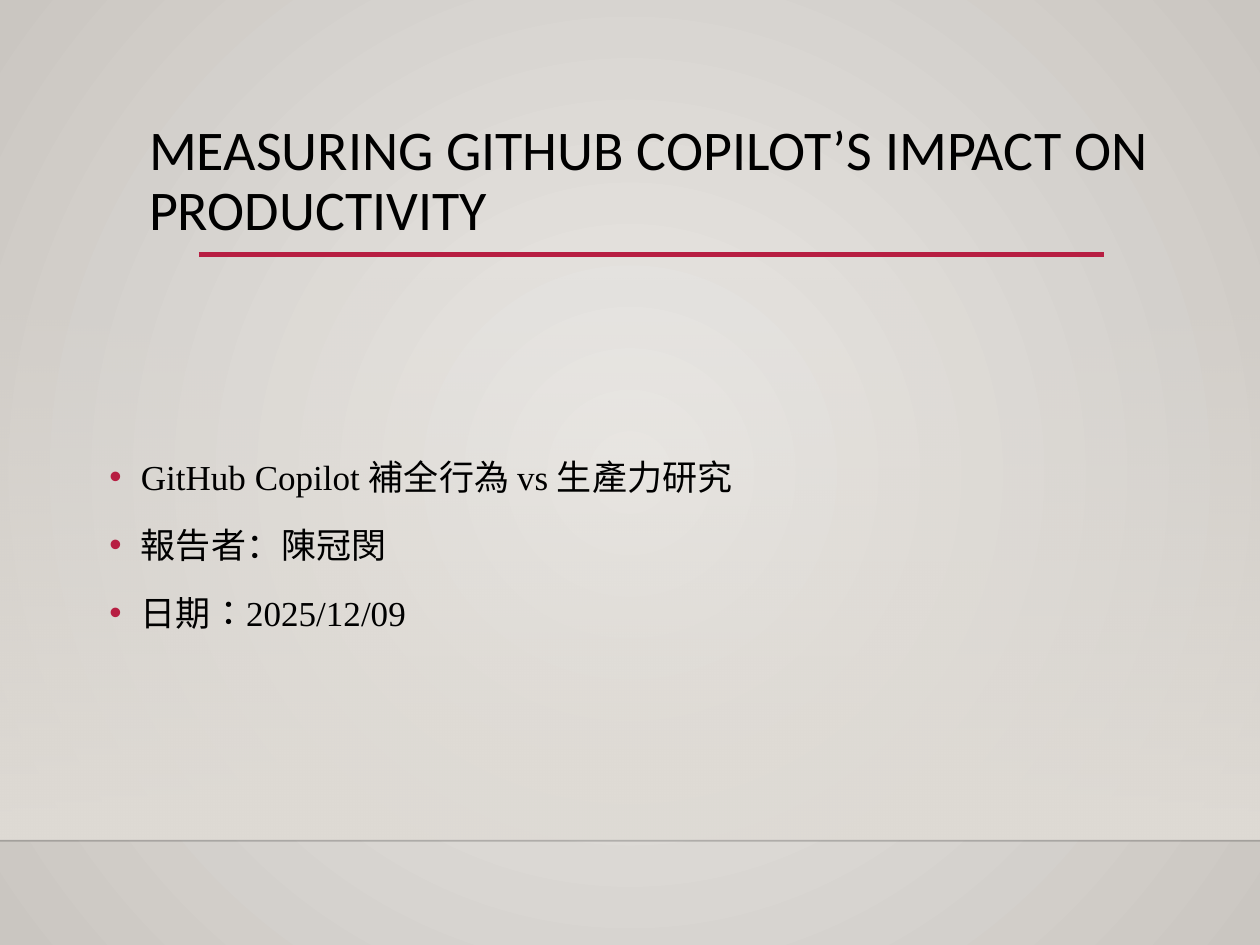
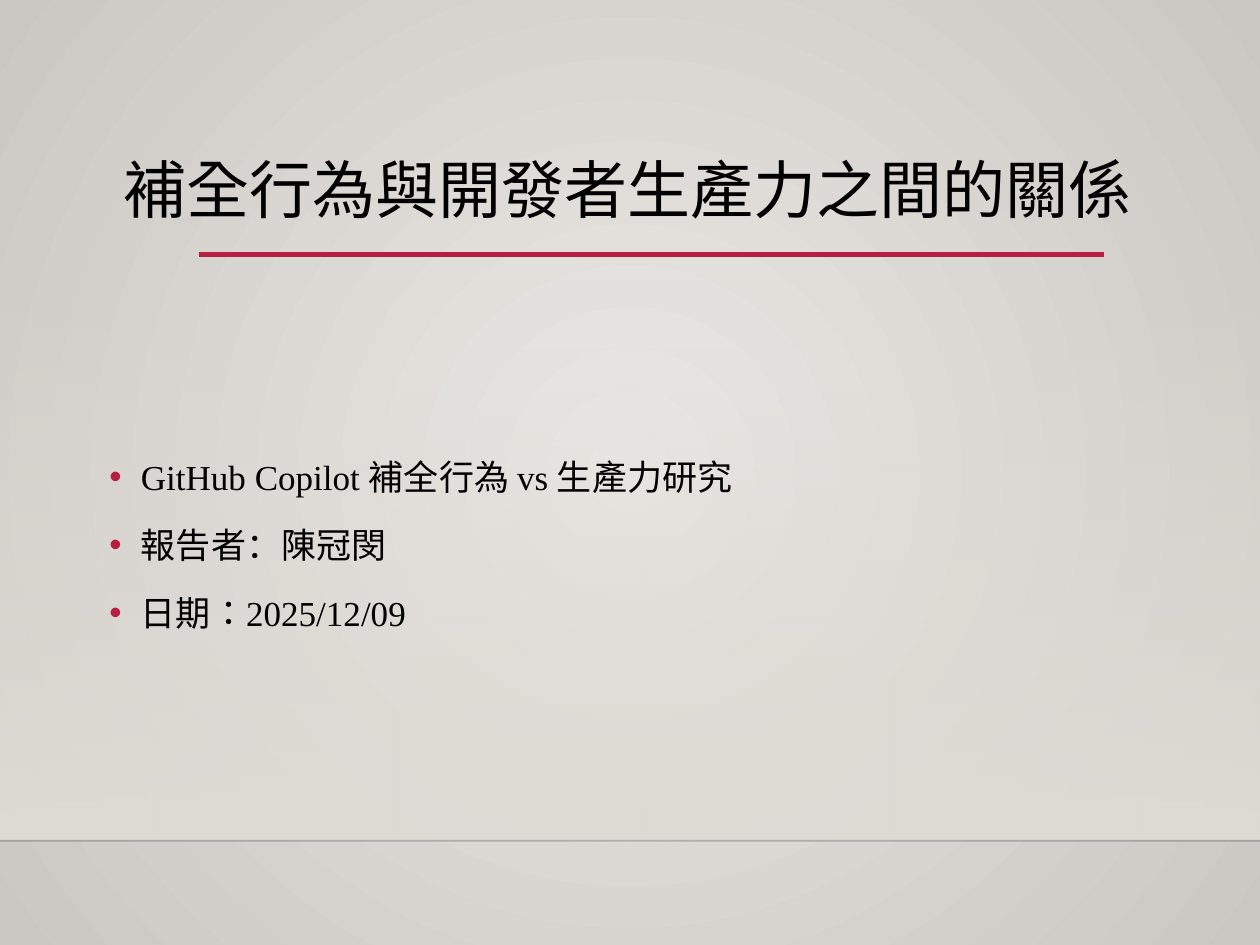
Before and after one commit to sam052003/AI-Forum-2025_SE3, a slide deck: slide 1 of slides/speaker2.pptx. Drawn at 1260x945 pixels with LibreOffice and Linux fonts; fonts in the diff are those of the drawing; background and template pictures are left out. Boxes give left, top, right and bottom in pixels: in the first picture for what was removed or moved away, otherwise in the second. Text is boxed around its words. In the diff, an @@ line names an element or a change of style, - is before the commit and + after.

```diff
--- a/slides/speaker2.pptx
+++ b/slides/speaker2.pptx
@@ title at bbox=[124, 159, 1132, 219]: text changed; size 32 to 36 pt @@
-MEASURING GITHUB COPILOT’S IMPACT ON PRODUCTIVITY
+補全行為與開發者生產力之間的關係
```
Also in this commit, not shown: 3 other slides changed, 1 other file.
